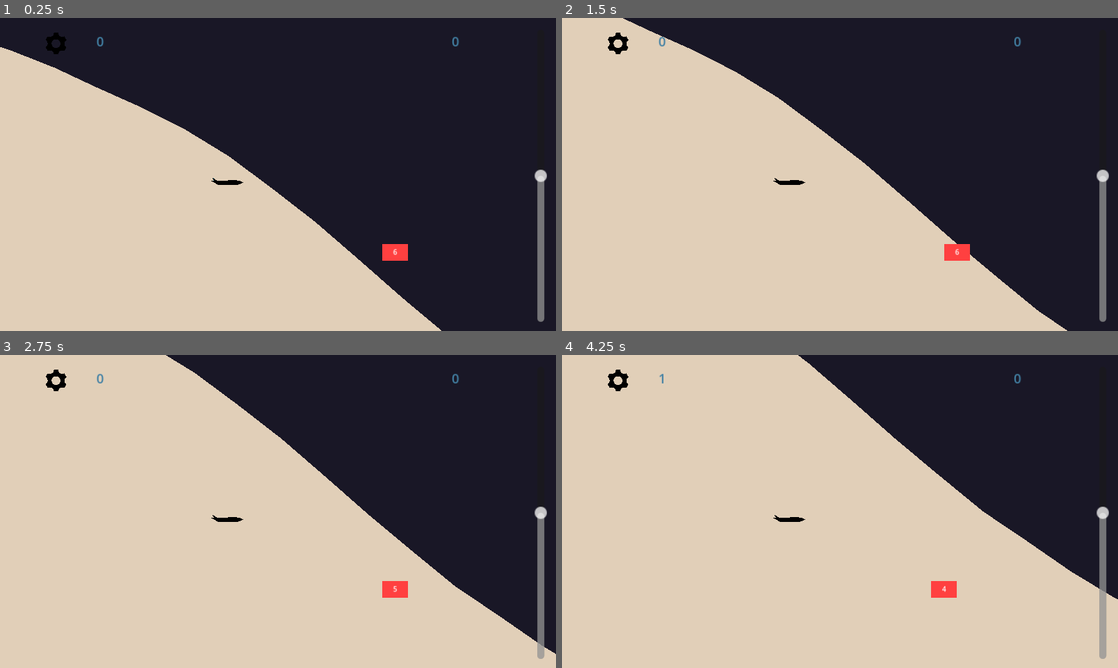
Above: before the commit, frames 1-4 (two rows, left to right).
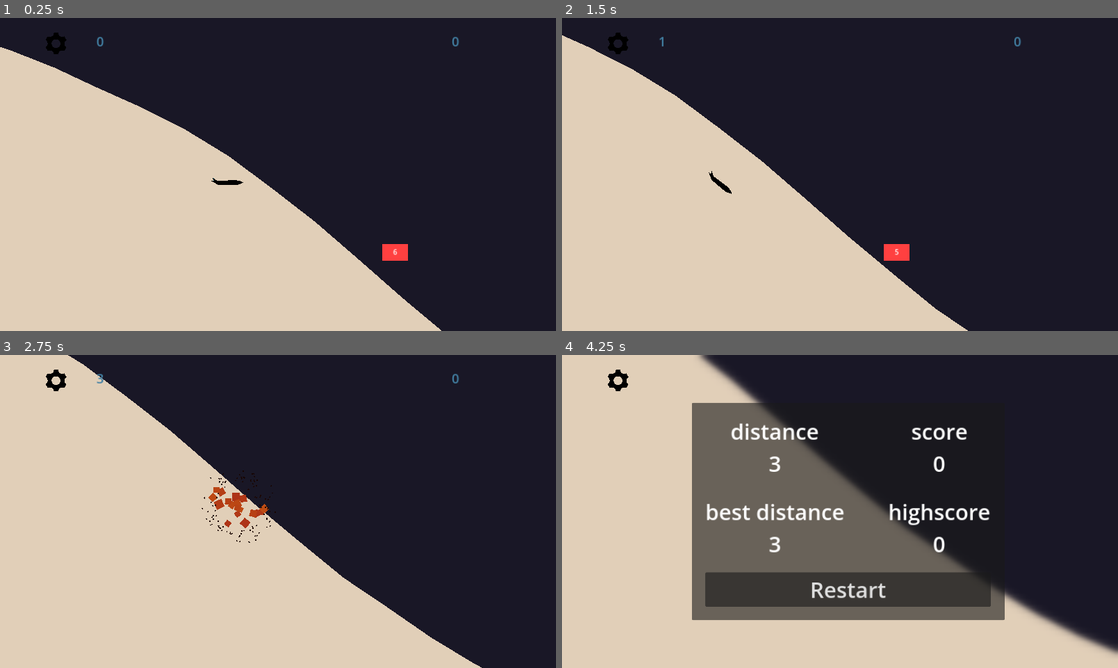
Above: after the commit, the same moments.

Repository: DvirKomlosh/glider
Game: Godot game, scene res://Scences/Main.tscn
The game is run twice, just before and just after one commit, with the same random seed, the same clock (stepped at 60 frames per second) and the same inputs.
Inputs (mouse positions are in pixels of both pictures, inside the frame that each line leads up to):
- Up to frame 1 (0.25 s): no input
- Up to frame 2 (1.5 s): move the mouse to (962, 158) at 0.52 s; click (962, 158) at 0.67 s; tap Space at 0.77 s; drag from (728, 190) to (1045, 155) at 1.27 s
- Up to frame 3 (2.75 s): move the mouse to (333, 442) at 2.02 s; click (333, 442) at 2.17 s
- Up to frame 4 (4.25 s): drag from (812, 574) to (1017, 417) at 2.77 s; move the mouse to (1006, 558) at 3.52 s; click (1006, 558) at 3.67 s; tap Space at 3.77 s

The runs differ from the first frame. In frame 1, 0.6% of the frame differs, in the area x 96-99%, y 48-98%; in frame 2, 18%; in frame 3, 19%; in frame 4, 41%, in the area x 17-100%, y 0-98%.

Commit message:
remove slider

Diff:
--- a/Scences/Main.tscn
+++ b/Scences/Main.tscn
@@ -57,7 +57,7 @@
 tracks/2/keys = {
 "times": PackedFloat32Array(0),
 "transitions": PackedFloat32Array(1),
-"update": 1,
+"update": 0,
 "values": [true]
 }
 tracks/3/type = "value"
@@ -75,38 +75,38 @@
 tracks/4/type = "value"
 tracks/4/imported = false
 tracks/4/enabled = true
-tracks/4/path = NodePath("Music:volume_db")
+tracks/4/path = NodePath("CanvasLayer/MarginContainer/SettingsButtonContainer/SettingsButton:visible")
 tracks/4/interp = 1
 tracks/4/loop_wrap = true
 tracks/4/keys = {
 "times": PackedFloat32Array(0),
 "transitions": PackedFloat32Array(1),
 "update": 0,
-"values": [-10.0]
+"values": [true]
 }
 tracks/5/type = "value"
 tracks/5/imported = false
 tracks/5/enabled = true
-tracks/5/path = NodePath("CanvasLayer/MarginContainer/SettingsButtonContainer/SettingsButton:visible")
+tracks/5/path = NodePath("CanvasLayer/MarginContainer/SettingsButtonContainer/SettingsButton:disabled")
 tracks/5/interp = 1
 tracks/5/loop_wrap = true
 tracks/5/keys = {
 "times": PackedFloat32Array(0),
 "transitions": PackedFloat32Array(1),
-"update": 1,
-"values": [true]
+"update": 0,
+"values": [false]
 }
 tracks/6/type = "value"
 tracks/6/imported = false
 tracks/6/enabled = true
-tracks/6/path = NodePath("CanvasLayer/MarginContainer/SettingsButtonContainer/SettingsButton:disabled")
+tracks/6/path = NodePath("Music:volume_db")
 tracks/6/interp = 1
 tracks/6/loop_wrap = true
 tracks/6/keys = {
 "times": PackedFloat32Array(0),
 "transitions": PackedFloat32Array(1),
-"update": 1,
-"values": [false]
+"update": 0,
+"values": [-10.0]
 }
 
 [sub_resource type="Animation" id="Animation_hkra6"]
@@ -155,55 +155,55 @@
 "method": &"start_screen_shake"
 }]
 }
-tracks/3/type = "method"
+tracks/3/type = "value"
 tracks/3/imported = false
 tracks/3/enabled = true
-tracks/3/path = NodePath(".")
+tracks/3/path = NodePath("CanvasLayer/HeadsUpDisplay:visible")
 tracks/3/interp = 1
 tracks/3/loop_wrap = true
 tracks/3/keys = {
-"times": PackedFloat32Array(0.00999999),
-"transitions": PackedFloat32Array(1),
-"values": [{
-"args": [600],
-"method": &"_vibrate_screen"
-}]
+"times": PackedFloat32Array(0, 1.5),
+"transitions": PackedFloat32Array(1, 1),
+"update": 0,
+"values": [true, false]
 }
 tracks/4/type = "value"
 tracks/4/imported = false
 tracks/4/enabled = true
-tracks/4/path = NodePath("CanvasLayer/HeadsUpDisplay:visible")
+tracks/4/path = NodePath("CanvasLayer/MarginContainer/SettingsButtonContainer/SettingsButton:visible")
 tracks/4/interp = 1
 tracks/4/loop_wrap = true
 tracks/4/keys = {
-"times": PackedFloat32Array(0, 1.5),
-"transitions": PackedFloat32Array(1, 1),
-"update": 1,
-"values": [true, false]
-}
-tracks/5/type = "value"
+"times": PackedFloat32Array(1.50987),
+"transitions": PackedFloat32Array(1),
+"update": 0,
+"values": [true]
+}
+tracks/5/type = "method"
 tracks/5/imported = false
 tracks/5/enabled = true
-tracks/5/path = NodePath("Music:volume_db")
+tracks/5/path = NodePath(".")
 tracks/5/interp = 1
 tracks/5/loop_wrap = true
 tracks/5/keys = {
-"times": PackedFloat32Array(0, 1.47),
-"transitions": PackedFloat32Array(1, 1),
-"update": 0,
-"values": [-10.0, -20.0]
+"times": PackedFloat32Array(0.00999999),
+"transitions": PackedFloat32Array(1),
+"values": [{
+"args": [600],
+"method": &"_vibrate_screen"
+}]
 }
 tracks/6/type = "value"
 tracks/6/imported = false
 tracks/6/enabled = true
-tracks/6/path = NodePath("CanvasLayer/MarginContainer/SettingsButtonContainer/SettingsButton:visible")
+tracks/6/path = NodePath("Music:volume_db")
 tracks/6/interp = 1
 tracks/6/loop_wrap = true
 tracks/6/keys = {
-"times": PackedFloat32Array(1.50987),
-"transitions": PackedFloat32Array(1),
-"update": 1,
-"values": [true]
+"times": PackedFloat32Array(0, 1.47),
+"transitions": PackedFloat32Array(1, 1),
+"update": 0,
+"values": [-10.0, -20.0]
 }
 
 [sub_resource type="Animation" id="Animation_pubyg"]
@@ -219,7 +219,7 @@
 tracks/0/keys = {
 "times": PackedFloat32Array(0.0213518, 0.1),
 "transitions": PackedFloat32Array(1, 1),
-"update": 1,
+"update": 0,
 "values": [true, false]
 }
 tracks/1/type = "value"
@@ -231,7 +231,7 @@
 tracks/1/keys = {
 "times": PackedFloat32Array(0.00506036, 0.1),
 "transitions": PackedFloat32Array(1, 1),
-"update": 1,
+"update": 0,
 "values": [false, true]
 }
 
@@ -330,8 +330,10 @@
 mouse_filter = 2
 
 [node name="settings" parent="CanvasLayer" instance=ExtResource("4_gkwxg")]
+mouse_filter = 2
 
 [node name="EndScreen" parent="CanvasLayer" instance=ExtResource("3_c6iph")]
+mouse_filter = 2
 
 [node name="MarginContainer" type="MarginContainer" parent="CanvasLayer"]
 offset_right = 158.0
@@ -358,21 +360,6 @@
 icon = ExtResource("7_dpby8")
 flat = true
 
-[node name="Controller" type="VSlider" parent="CanvasLayer"]
-anchors_preset = 11
-anchor_left = 1.0
-anchor_right = 1.0
-anchor_bottom = 1.0
-offset_left = -57.0
-offset_top = 27.0
-offset_right = -35.0
-offset_bottom = -357.0
-grow_horizontal = 0
-grow_vertical = 2
-scale = Vector2(2, 2)
-min_value = -90.0
-max_value = 90.0
-
 [node name="Environment" type="Node2D" parent="."]
 script = ExtResource("3_deydf")
 
--- a/Scences/Ring.tscn
+++ b/Scences/Ring.tscn
@@ -66,6 +66,7 @@
 offset_top = -100.0
 offset_right = -700.0
 offset_bottom = 90.0
+mouse_filter = 2
 color = Color(1, 0.25, 0.25, 1)
 
 [node name="RingDistance" type="Label" parent="CanvasLayer/RingIndicator"]
--- a/Scences/end_screen.tscn
+++ b/Scences/end_screen.tscn
@@ -116,6 +116,7 @@
 layout_mode = 0
 offset_right = 1281.0
 offset_bottom = 720.0
+mouse_filter = 2
 
 [node name="PanelContainer" type="PanelContainer" parent="."]
 layout_mode = 1
@@ -130,6 +131,7 @@
 offset_bottom = 250.0
 grow_horizontal = 2
 grow_vertical = 2
+mouse_filter = 2
 
 [node name="MarginContainer" type="MarginContainer" parent="PanelContainer"]
 layout_mode = 2
--- a/Scences/settings.tscn
+++ b/Scences/settings.tscn
@@ -115,6 +115,7 @@
 layout_mode = 0
 offset_right = 1281.0
 offset_bottom = 720.0
+mouse_filter = 2
 
 [node name="PanelContainer" type="PanelContainer" parent="."]
 layout_mode = 1
@@ -129,6 +130,7 @@
 offset_bottom = 250.0
 grow_horizontal = 2
 grow_vertical = 2
+mouse_filter = 2
 
 [node name="MarginContainer" type="MarginContainer" parent="PanelContainer"]
 layout_mode = 2
--- a/Scripts/Main.gd
+++ b/Scripts/Main.gd
@@ -18,7 +18,6 @@
 
 @onready var environment: Node2D = $Environment
 @onready var glider: CharacterBody2D = $Glider
-@onready var controller: VSlider = $CanvasLayer/Controller
 @onready var rings: Node2D = $Environment/Rings
 @onready var glider_trail: Line2D = $GliderTrail
 @onready var end_screen: Control = $CanvasLayer/EndScreen
@@ -105,7 +104,6 @@
 
 # Called every frame. 'delta' is the elapsed time since the previous frame.
 func _process(delta: float) -> void:
-	glider.set_glider_rotation(controller.value)
 	distance = int(glider.position.x / 1000)
 	difficulty_level = _calculate_difficulty()
 	environment.set_difficulty(difficulty_level)
--- a/Scripts/Rings.gd
+++ b/Scripts/Rings.gd
@@ -13,7 +13,8 @@
 		ring.unset_indicator()
 
 func set_all_indicators() -> void:
-	active_rings[0].reset_indicator()
+	if len(active_rings) > 0:
+		active_rings[0].reset_indicator()
 
 
 # Called when the node enters the scene tree for the first time.
--- a/Scripts/glider.gd
+++ b/Scripts/glider.gd
@@ -30,9 +30,24 @@
 	points_tween.tween_property(points, "scale", Vector2(1.1,1.1),0.3)
 	points_tween.tween_property(points, "scale", Vector2(0,0),0.1)
 
+
+
+
+func _unhandled_input(event):
+	if event is InputEventScreenTouch or event is InputEventScreenDrag:
+
+		var touch_y = event.position.y
+		var screen_height = get_viewport().size.y
+		var normalized_y = (touch_y) / screen_height
+		var mapped_y = lerp(90, -90, normalized_y)
+		set_glider_rotation(mapped_y)
+
+
 func _ready() -> void:
 	rotation = 0
 	wind_player.volume_db = -50
+	set_process_unhandled_input(true)
+
 
 func sigmoid(x: float) -> float:
 	return 1 / (1.0 + exp(10 * (-x+0.5)))
@@ -69,7 +84,6 @@
 	# clamp rotation:
 	rotation = max(rotation,-PI/2)
 	rotation = min(rotation, PI/2)
-
 	_play_sound(delta)
 
 
--- a/project.godot
+++ b/project.godot
@@ -26,6 +26,10 @@
 
 movie_writer/movie_file="C:/Users/dvirk/Documents/Projects/glider/Movie/movie.avi"
 
+[input_devices]
+
+pointing/emulate_touch_from_mouse=true
+
 [rendering]
 
 renderer/rendering_method="mobile"
